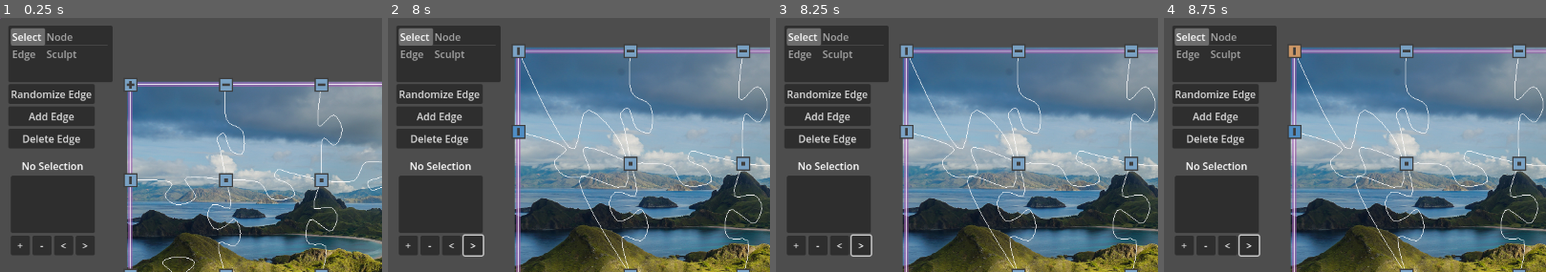
Above: before the commit, frames 1-4 (left to right).
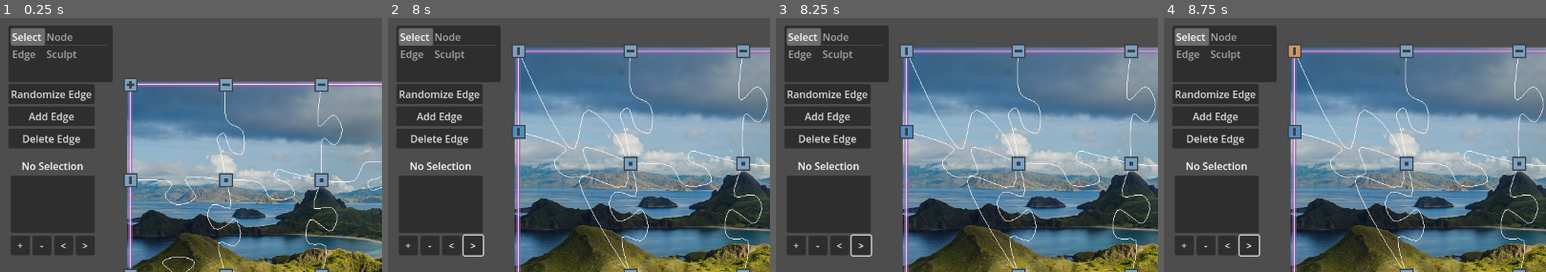
Above: after the commit, the same moments.

Repository: kreibaum/puzzle-shark
Game: Godot game, scene res://editor.tscn
The game is run twice, just before and just after one commit, with the same random seed, the same clock (stepped at 60 frames per second) and the same inputs.
Inputs (mouse positions are % of the whole screen's width and height, from its top left):
- Up to frame 1 (0.25 s): no input
- Up to frame 2 (8 s): click "Randomize Edge" at 0.5 s; click "Add Edge" at 1.25 s; click "+" at 2 s; click "-" at 2.75 s; click "<" at 3.5 s; click ">" at 4.25 s; tap Enter at 5, 6.5 s; drag from (17, 13) to (0, 0) at 5.02 s; tap Space at 5.75 s; drag from (17, 32) to (0, 0) at 5.77 s; move the mouse to (17, 51) at 6.52 s; hold Mouse wheel up (ZoomOut) 6.53-7.25 s; click (17, 51) at 6.67 s; drag from (17, 73) to (17, 22) at 7.27 s
- Up to frame 3 (8.25 s): drag from (17, 95) to (17, 7) at 8.02 s
- Up to frame 4 (8.75 s): no input
The pictures show only the part of the screen within x 0-50%, y 0-50%; the shares and areas given below are measured in that part.

Frames 1-2 are identical in both runs. In frame 3, 0.1% of the frame differs, in the area x 32-36%, y 42-47%; in frame 4, nothing differs.

Commit message:
rightclick delete for node state

Diff:
--- a/Edge/Edge.gd
+++ b/Edge/Edge.gd
@@ -112,6 +112,9 @@
 		self.color = col
 		queue_redraw()
 
+## Check if a vertex is part of this edge
+func is_connected_to(vertex: Vertex):
+	return left_vertex == vertex or right_vertex == vertex
 
 ## Check for overlap with another edge.
 func _process(_delta):
--- a/PuzzleCanvas/PuzzleCanvas.gd
+++ b/PuzzleCanvas/PuzzleCanvas.gd
@@ -139,6 +139,16 @@
 	edge.queue_free()
 	selection_changed.emit()
 
+func delete_vertex(vertex: Vertex):
+	for index in range(len(edges)-1, -1, -1):
+		var edge = edges[index]
+		if edge.is_connected_to(vertex):
+			edge.queue_free()
+			edges.remove_at(index)
+	deselect_vertex(vertex)
+	vertex.queue_free()
+
+
 ## Move a vertex to a target position. If this position is outside of
 ## the bounding box, project the vertex onto it. *All* modifications
 ## of a vertex' position should go through this function.
--- a/UI/NodeState.gd
+++ b/UI/NodeState.gd
@@ -53,6 +53,10 @@
 			canvas.deselect_all_vertices()
 			canvas.select_vertex(vertex)
 			preview.visible = canvas.current_hover == null
+		elif canvas.current_hover != null && event.button_index == MOUSE_BUTTON_RIGHT:
+			canvas.delete_vertex(canvas.current_hover)
+			canvas.current_hover = null
+
 
 
 ## A squares that goes from -10 to 10 in both x and y
--- a/UI/SelectionBox.gd
+++ b/UI/SelectionBox.gd
@@ -4,7 +4,7 @@
 ## .in_selection member, then they'll be notified if they are currently in the
 ## selection.
 
-var current_selection: Array = Array()
+var current_selection: Array = []
 
 var is_selecting: bool = false
 var selection_start: Vector2
@@ -20,6 +20,7 @@
 ## Start using the SelectionBox at the current mouse position.
 func start_selection():
 	is_selecting = true
+	current_selection = []
 	selection_start = get_global_mouse_position()
 	selection_end = selection_start
 	_update_selection()
@@ -56,10 +57,10 @@
 	# This means updating the selection must happen defered.
 	if selection_needs_update > 0:
 		for vertex in current_selection:
-			if "in_selection_box" in vertex:
+			if vertex is Vertex:
 				vertex.in_selection_box = false
 		current_selection = get_overlapping_areas()
 		for vertex in current_selection:
-			if "in_selection_box" in vertex:
+			if vertex is Vertex:
 				vertex.in_selection_box = true
 		selection_needs_update -= 1
